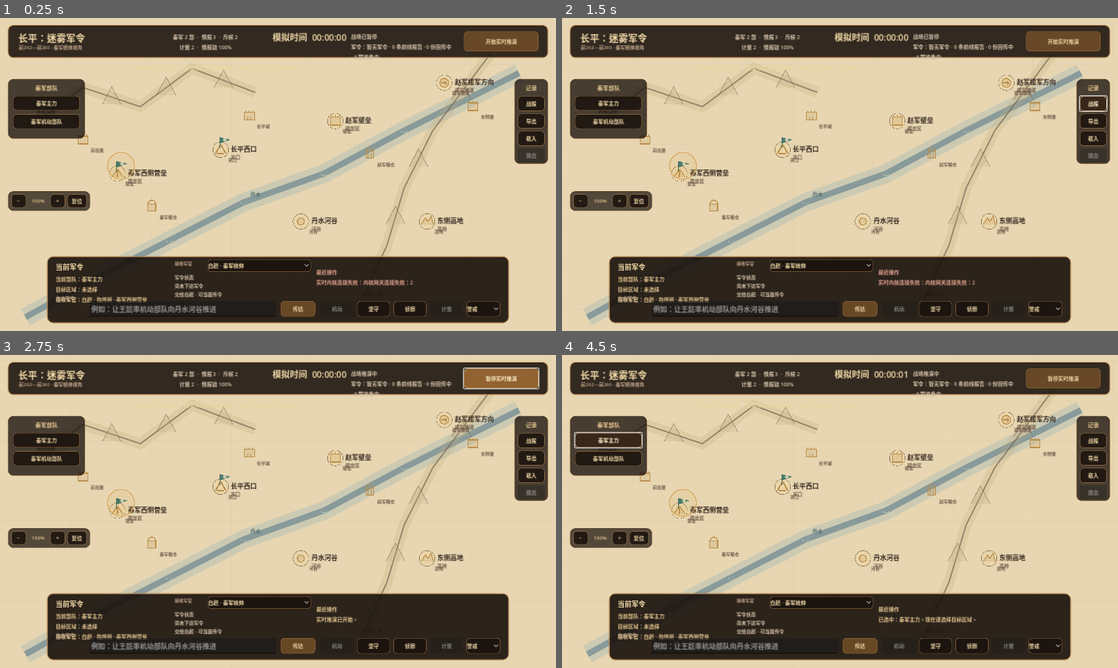
Above: before the commit, frames 1-4 (two rows, left to right).
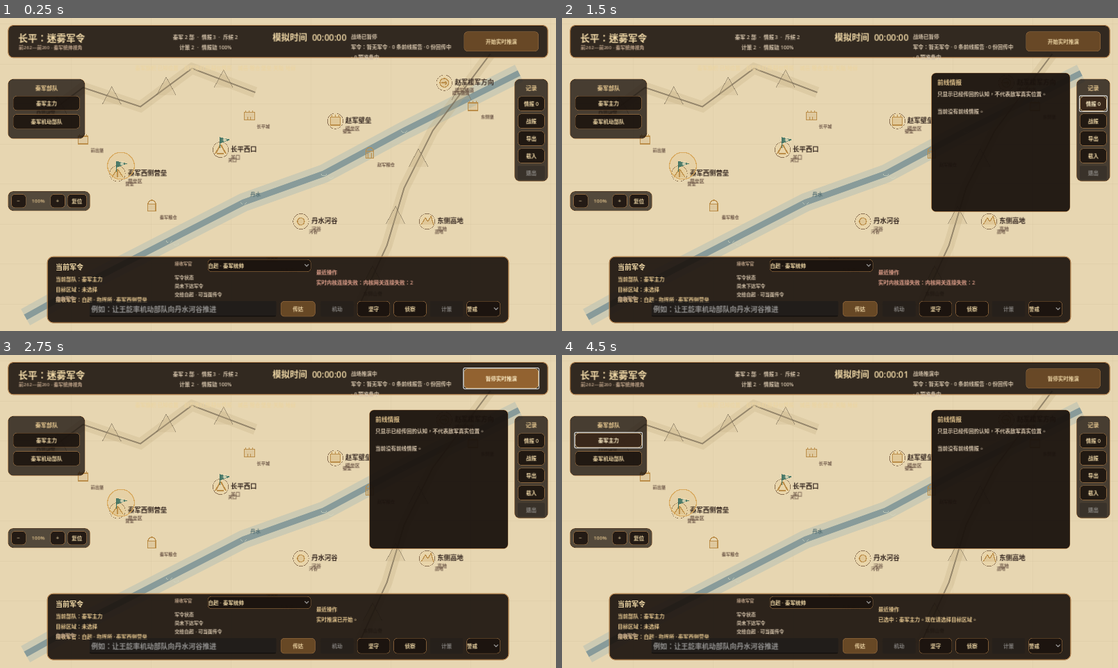
Above: after the commit, the same moments.

Repository: x21007997-boop/my-ai-Battlefield
Game: Godot game, scene res://scenes/Main.tscn
Same seed, same stepped clock (60 frames per second), same inputs: the game is played once before the commit and once after it.
Inputs (mouse positions are in pixels of both pictures, inside the frame that each line leads up to):
- Up to frame 1 (0.25 s): no input
- Up to frame 2 (1.5 s): click "战报" at 0.5 s; click (1095, 102) at 1.25 s, where only the run after the commit has a clickable "情报 0"
- Up to frame 3 (2.75 s): click "开始实时推演" at 2 s
- Up to frame 4 (4.5 s): click "暂停实时推演" at 2.75 s; click "开始实时推演" at 3.5 s; click "秦军主力" at 4.25 s

The runs differ from the first frame. In frame 1, 0.7% of the frame differs, in the area x 92-99%, y 26-53%; in frame 2, 12%, in the area x 66-99%, y 17-62%; in frame 3, 12%; in frame 4, 12%.

Commit message:
feat: add battlefield intelligence and strategy panels

Diff:
--- a/godot/scripts/main.gd
+++ b/godot/scripts/main.gd
@@ -65,6 +65,13 @@
 var log_panel: Panel
 var log_button: Button
 var replay_panel: Panel
+var intelligence_button: Button
+var intelligence_panel: Panel
+var intelligence_label: RichTextLabel
+var deception_panel: Panel
+var deception_list: VBoxContainer
+var deception_hint_label: Label
+var selected_deception_action_id := ""
 
 const TASK_COMMANDS := [
 	{"type": "guard", "label": "警戒"},
@@ -424,14 +431,22 @@
 
 	var utility_rail := Panel.new()
 	utility_rail.position = Vector2(1184, 140)
-	utility_rail.size = Vector2(78, 196)
+	utility_rail.size = Vector2(78, 236)
 	utility_rail.add_theme_stylebox_override("panel", _panel_style(Color(0.10, 0.07, 0.05, 0.78), Color(0.66, 0.47, 0.27, 0.8), 12, 1))
 	hud.add_child(utility_rail)
 	var utility_title := _add_label(utility_rail, "记录", Rect2(8, 10, 62, 22), 13, Color("#e4c58e"))
 	utility_title.horizontal_alignment = HORIZONTAL_ALIGNMENT_CENTER
+	intelligence_button = Button.new()
+	intelligence_button.text = "情报"
+	intelligence_button.position = Vector2(8, 40)
+	intelligence_button.size = Vector2(62, 34)
+	intelligence_button.tooltip_text = "查看已抵达和正在返回的前线情报"
+	_style_button(intelligence_button)
+	intelligence_button.pressed.connect(_toggle_intelligence_panel)
+	utility_rail.add_child(intelligence_button)
 	log_button = Button.new()
 	log_button.text = "战报"
-	log_button.position = Vector2(8, 40)
+	log_button.position = Vector2(8, 80)
 	log_button.size = Vector2(62, 34)
 	_style_button(log_button)
 	log_button.pressed.connect(_toggle_log_panel)
@@ -439,7 +454,7 @@
 
 	replay_button = Button.new()
 	replay_button.text = "导出"
-	replay_button.position = Vector2(8, 80)
+	replay_button.position = Vector2(8, 120)
 	replay_button.size = Vector2(62, 34)
 	_style_button(replay_button)
 	replay_button.pressed.connect(_export_replay)
@@ -447,7 +462,7 @@
 
 	load_replay_button = Button.new()
 	load_replay_button.text = "载入"
-	load_replay_button.position = Vector2(8, 120)
+	load_replay_button.position = Vector2(8, 160)
 	load_replay_button.size = Vector2(62, 34)
 	_style_button(load_replay_button)
 	load_replay_button.pressed.connect(_load_replay)
@@ -455,7 +470,7 @@
 
 	exit_replay_button = Button.new()
 	exit_replay_button.text = "退出"
-	exit_replay_button.position = Vector2(8, 160)
+	exit_replay_button.position = Vector2(8, 200)
 	exit_replay_button.size = Vector2(62, 26)
 	_style_button(exit_replay_button)
 	exit_replay_button.pressed.connect(_exit_replay)
@@ -492,6 +507,37 @@
 	log_label.add_theme_font_size_override("normal_font_size", 12)
 	log_label.add_theme_color_override("default_color", Color("#d7c5ac"))
 	log_panel.add_child(log_label)
+
+	intelligence_panel = Panel.new()
+	intelligence_panel.position = Vector2(850, 126)
+	intelligence_panel.size = Vector2(320, 320)
+	intelligence_panel.visible = false
+	intelligence_panel.add_theme_stylebox_override("panel", _panel_style(Color(0.10, 0.07, 0.05, 0.95), Color(0.66, 0.47, 0.27, 0.9), 10, 1))
+	hud.add_child(intelligence_panel)
+	_add_label(intelligence_panel, "前线情报", Rect2(14, 10, 180, 22), 14, Color("#e4c58e"))
+	intelligence_label = RichTextLabel.new()
+	intelligence_label.position = Vector2(14, 38)
+	intelligence_label.size = Vector2(292, 264)
+	intelligence_label.bbcode_enabled = false
+	intelligence_label.fit_content = false
+	intelligence_label.scroll_active = true
+	intelligence_label.add_theme_font_size_override("normal_font_size", 12)
+	intelligence_label.add_theme_color_override("default_color", Color("#d7c5ac"))
+	intelligence_panel.add_child(intelligence_label)
+
+	deception_panel = Panel.new()
+	deception_panel.position = Vector2(850, 126)
+	deception_panel.size = Vector2(320, 360)
+	deception_panel.visible = false
+	deception_panel.add_theme_stylebox_override("panel", _panel_style(Color(0.10, 0.07, 0.05, 0.96), Color(0.66, 0.47, 0.27, 0.9), 10, 1))
+	hud.add_child(deception_panel)
+	_add_label(deception_panel, "计策选择", Rect2(14, 10, 180, 22), 14, Color("#e4c58e"))
+	deception_hint_label = _add_label(deception_panel, "", Rect2(14, 36, 292, 28), 10, Color("#c1a58a"))
+	deception_list = VBoxContainer.new()
+	deception_list.position = Vector2(14, 70)
+	deception_list.size = Vector2(292, 276)
+	deception_list.add_theme_constant_override("separation", 8)
+	deception_panel.add_child(deception_list)
 
 	var command_card := Panel.new()
 	command_card.position = Vector2(108, 548)
@@ -567,6 +613,27 @@
 	if log_panel == null:
 		return
 	log_panel.visible = not log_panel.visible
+	if log_panel.visible:
+		intelligence_panel.visible = false
+		deception_panel.visible = false
+
+func _toggle_intelligence_panel() -> void:
+	if intelligence_panel == null:
+		return
+	intelligence_panel.visible = not intelligence_panel.visible
+	if intelligence_panel.visible:
+		log_panel.visible = false
+		deception_panel.visible = false
+		_refresh_intelligence_panel()
+
+func _toggle_deception_panel() -> void:
+	if deception_panel == null:
+		return
+	deception_panel.visible = not deception_panel.visible
+	if deception_panel.visible:
+		log_panel.visible = false
+		intelligence_panel.visible = false
+		_refresh_deception_panel()
 
 func _toggle_running() -> void:
 	running = not running
@@ -943,15 +1010,113 @@
 	if replay_mode or not engine_connected or deception_actions.is_empty():
 		_set_feedback("计策未执行：需要连接实时内核并拥有可用计策。", "error")
 		return
-	var action: Dictionary = deception_actions[0]
+	_toggle_deception_panel()
+
+func _on_deception_action_selected(action_id: String) -> void:
+	if replay_mode or not engine_connected:
+		_set_feedback("计策未执行：需要连接实时内核。", "error")
+		return
+	if engine_gateway != null and engine_gateway.busy():
+		_set_feedback("计策未执行：上一条命令仍在传递。", "error")
+		return
+	var selected_action: Dictionary = {}
+	for action_value in deception_actions:
+		if action_value is Dictionary and str(action_value.get("id", "")) == action_id:
+			selected_action = action_value
+			break
+	if selected_action.is_empty():
+		_set_feedback("计策未执行：这项计策已不在当前战局。", "error")
+		return
+	if not _can_afford(selected_action.get("cost", {})):
+		_set_feedback("计策未执行：资源不足。", "error")
+		return
+	selected_deception_action_id = action_id
+	deception_panel.visible = false
 	engine_gateway.send_command({
 		"type": "deception",
-		"actionId": action.get("id", ""),
-		"targetUnitId": action.get("targetUnitId", selected_unit_id),
-		"reportedAreaId": action.get("reportedAreaId", ""),
+		"actionId": selected_action.get("id", ""),
+		"targetUnitId": selected_action.get("targetUnitId", selected_unit_id),
+		"reportedAreaId": selected_action.get("reportedAreaId", ""),
 		"recipientCommanderId": selected_commander_id,
 	})
-	_set_feedback("正在提交计策：敌方将收到一份可能失真的报告……", "info")
+	_set_feedback("正在提交计策：%s。敌方将收到一份可能失真的报告……" % str(selected_action.get("name", "计策")), "info")
+
+func _refresh_intelligence_panel() -> void:
+	if intelligence_label == null:
+		return
+	var lines: Array[String] = ["只显示已经传回的认知，不代表敌军真实位置。", ""]
+	if pending_observations.is_empty() and reported_signals.is_empty():
+		lines.append("当前没有前线情报。")
+	else:
+		for pending_value in pending_observations:
+			if not pending_value is Dictionary:
+				continue
+			var pending: Dictionary = pending_value
+			var pending_area := _area_name(str(pending.get("reportedAreaId", "")))
+			var pending_seconds := int(pending.get("remainingSeconds", int(pending.get("arrivesAt", sim_time)) - sim_time))
+			lines.append("【回传中】%s" % pending_area)
+			lines.append("来源：%s · 预计还需 %d 秒" % [str(pending.get("sourceType", "前线报告")), max(0, pending_seconds)])
+			lines.append("")
+		for report_value in reported_signals:
+			if not report_value is Dictionary:
+				continue
+			var report: Dictionary = report_value
+			var area_id := str(report.get("areaId", report.get("reportedAreaId", "")))
+			var confidence := str(report.get("confidence", "unknown"))
+			var uncertainty_value = report.get("uncertainty", {})
+			var uncertainty: Dictionary = uncertainty_value if uncertainty_value is Dictionary else {}
+			var expires_at := int(report.get("expiresAt", sim_time))
+			lines.append("【%s】%s" % [_confidence_label(confidence), _area_name(area_id)])
+			lines.append("来源：%s · %s" % [str(report.get("sourceType", "前线报告")), _uncertainty_label({"uncertainty": uncertainty, "confidence": confidence})])
+			lines.append("有效剩余：%d 秒" % max(0, expires_at - sim_time))
+			lines.append(str(report.get("text", report.get("observation", "发现活动迹象"))))
+			lines.append("")
+	intelligence_label.text = "\n".join(lines)
+
+func _refresh_deception_panel() -> void:
+	if deception_list == null:
+		return
+	for child in deception_list.get_children():
+		deception_list.remove_child(child)
+		child.free()
+	if deception_hint_label != null:
+		deception_hint_label.text = "选择一项：有成本、有准备时间，也可能暴露。"
+	if deception_actions.is_empty():
+		_add_label(deception_list, "当前没有可用计策。", Rect2(0, 0, 292, 28), 11, Color("#d7c5ac"))
+		return
+	for action_value in deception_actions:
+		if not action_value is Dictionary:
+			continue
+		var action: Dictionary = action_value
+		var action_id := str(action.get("id", ""))
+		var action_name := str(action.get("name", "未命名计策"))
+		var preparation_seconds := int(action.get("preparationSeconds", 0))
+		var cost_text := _cost_text(action.get("cost", {}))
+		var target_name := _area_name(str(action.get("reportedAreaId", "")))
+		var action_button := Button.new()
+		action_button.text = "%s\n准备 %d 秒 · %s · 目标 %s" % [action_name, preparation_seconds, cost_text, target_name]
+		action_button.tooltip_text = "选择%s" % action_name
+		action_button.custom_minimum_size = Vector2(292, 58)
+		action_button.autowrap_mode = TextServer.AUTOWRAP_WORD_SMART
+		_style_button(action_button, action_id == selected_deception_action_id)
+		action_button.disabled = replay_mode or outcome.size() > 0 or not _can_afford(action.get("cost", {})) or (engine_gateway != null and engine_gateway.busy())
+		action_button.pressed.connect(_on_deception_action_selected.bind(action_id))
+		deception_list.add_child(action_button)
+
+func _cost_text(cost: Variant) -> String:
+	if not cost is Dictionary or cost.is_empty():
+		return "无消耗"
+	var parts: Array[String] = []
+	for key in cost.keys():
+		parts.append("%s-%d" % [_resource_label(str(key)), int(cost[key])])
+	return "、".join(parts)
+
+func _resource_label(resource_key: String) -> String:
+	match resource_key:
+		"intelligencePoints": return "情报点"
+		"scoutTeams": return "斥候队"
+		"deceptionAssets": return "计策资源"
+		_: return resource_key
 
 func _step_second() -> void:
 	sim_time += 1
@@ -1455,6 +1620,12 @@
 	log_label.text = "\n".join(log_lines)
 	if zoom_label != null:
 		zoom_label.text = "%d%%" % int(map_camera.zoom.x * 100.0)
+	if intelligence_button != null:
+		intelligence_button.text = "情报 %d" % reported_signals.size()
+	if intelligence_panel != null and intelligence_panel.visible:
+		_refresh_intelligence_panel()
+	if deception_panel != null and deception_panel.visible:
+		_refresh_deception_panel()
 	sand_table.set_selection(selected_unit_id, selected_target_area_id)
 	sand_table.set_commander_layers(friendly_units, reported_signals, order, pending_observations, sim_time)
 
--- /dev/null
+++ b/godot/tests/commander_hud_smoke.gd
@@ -0,0 +1,24 @@
+extends SceneTree
+
+func _init() -> void:
+	var main_scene = load("res://scenes/Main.tscn")
+	var main = main_scene.instantiate()
+	get_root().add_child(main)
+	await process_frame
+
+	assert(main.intelligence_panel != null)
+	assert(main.deception_panel != null)
+	assert(main.intelligence_button.text == "情报 0")
+
+	main._toggle_intelligence_panel()
+	assert(main.intelligence_panel.visible)
+	assert(not main.deception_panel.visible)
+	assert(main.intelligence_label.text.contains("当前没有前线情报"))
+
+	main._toggle_deception_panel()
+	assert(main.deception_panel.visible)
+	assert(not main.intelligence_panel.visible)
+	assert(main.deception_list.get_child_count() == 2)
+
+	print("Godot commander HUD smoke test passed")
+	quit()
Not shown, added: godot/tests/commander_hud_smoke.gd.uid
Not shown, changed: godot/README.md
